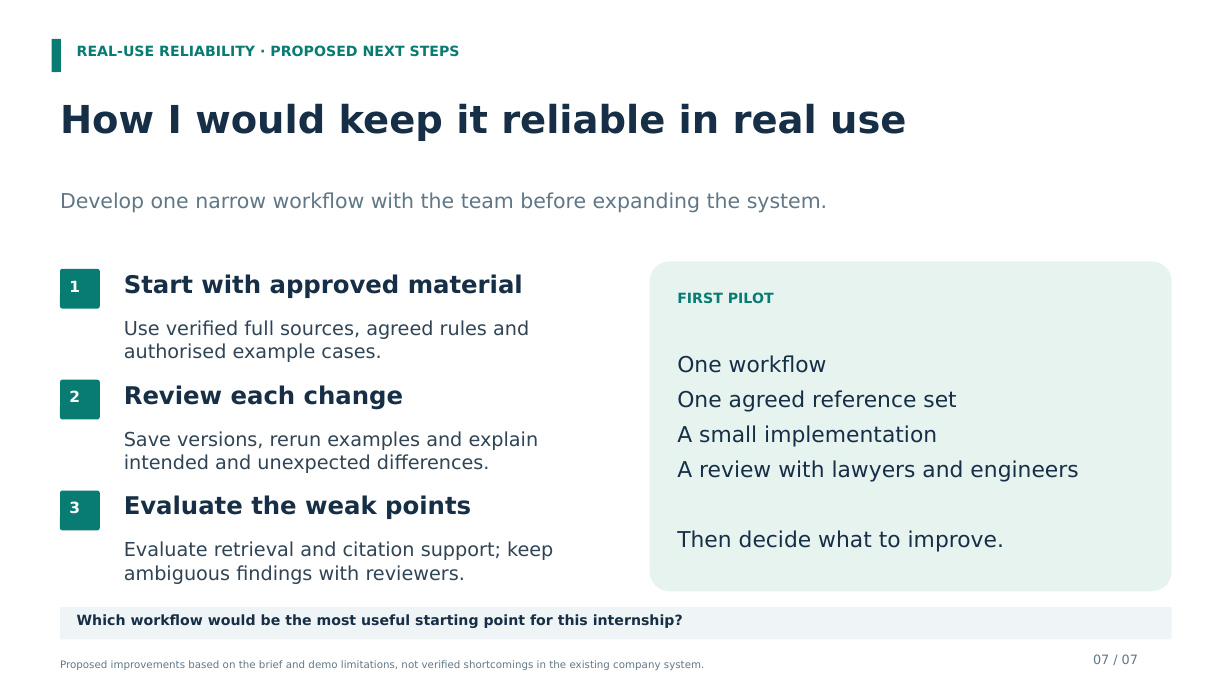
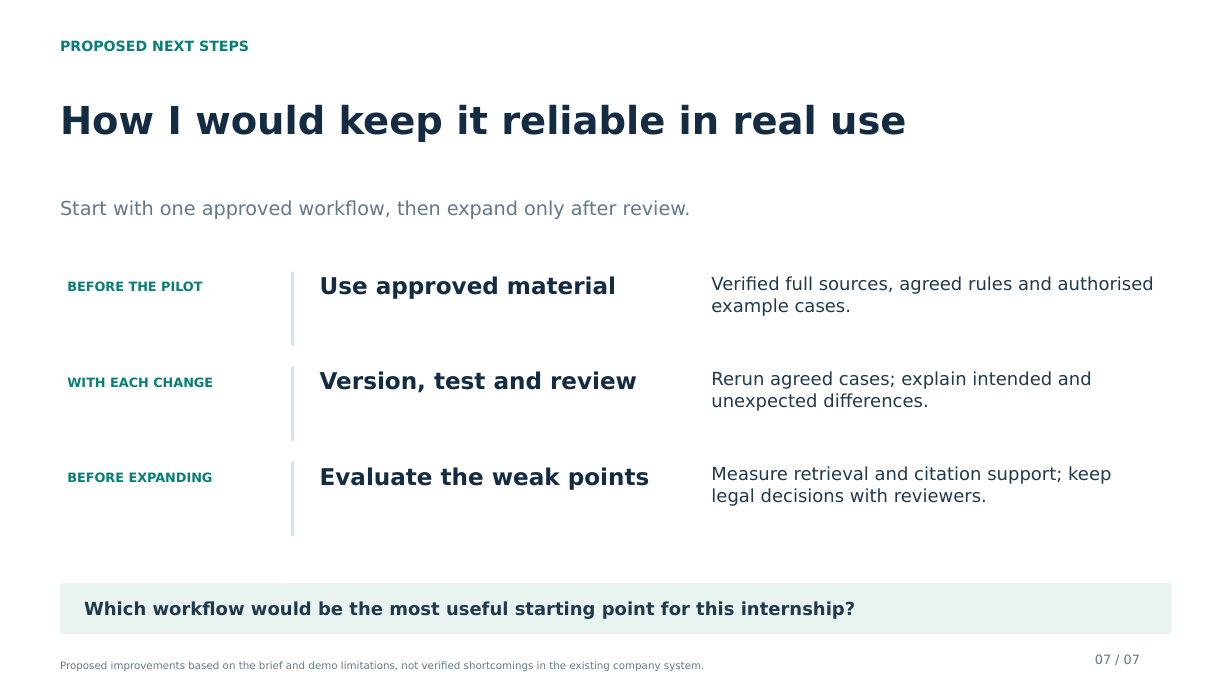
Before and after one commit to nafismam/UkilRAG, a slide deck: slide 7 of presentation/Nafis_Ismam_Docitalis_Final.pptx. Drawn at 1232x693 pixels with LibreOffice and Linux fonts; fonts in the diff are those of the drawing. Boxes give left, top, right and bottom in pixels: in the first picture for what was removed or moved away, otherwise in the second. Text is boxed around its words. In the diff, an @@ line names an element or a change of style, - is before the commit and + after.

Commit message:
Vary interview slide layouts with timeline, flow, report and test dashboard

```diff
--- a/presentation/Nafis_Ismam_Docitalis_Final.pptx
+++ b/presentation/Nafis_Ismam_Docitalis_Final.pptx
@@ rounded rectangle removed at [52, 39, 61, 72] @@
@@ text at [60, 40, 249, 52]: text changed; text colour #087B72 to #087F76 @@
-REAL-USE RELIABILITY · PROPOSED NEXT STEPS
+PROPOSED NEXT STEPS
@@ text "How I would keep it ..." at [60, 104, 906, 142]: text colour #172F46 to #142C43; less space between paragraphs @@
@@ text at [60, 200, 691, 219]: text changed; size 16 to 15 pt; text colour #617786 to #62798A @@
-Develop one narrow workflow with the team before expanding the system.
+Start with one approved workflow, then expand only after review.
@@ rounded rectangle removed at [60, 269, 100, 309] @@
@@ rounded rectangle removed at [650, 262, 1172, 592] @@
@@ text added at [67, 281, 202, 292], 10 pt, text #087F76, bold @@
+BEFORE THE PILOT
@@ text removed at [69, 280, 80, 292] @@
-1
@@ rectangle added at [291, 272, 295, 346], fill #D8E3E9 @@
@@ text at [320, 276, 616, 299]: text changed; size 19 to 18 pt; text colour #172F46 to #142C43 @@
-Start with approved material
+Use approved material
@@ text removed at [677, 292, 774, 304] @@
-FIRST PILOT
@@ text at [711, 276, 1154, 316]: text changed; size 15 to 14 pt; text colour #304455 to #21394D @@
-Use verified full sources, agreed rules and authorised example cases.
+Verified full sources, agreed rules and authorised example cases.
@@ text removed at [677, 355, 1078, 552] @@
-One workflow
-One agreed reference set
-A small implementation
-A review with lawyers and engineers
-Then decide what to improve.
@@ rounded rectangle removed at [60, 380, 100, 420] @@
@@ text at [67, 377, 213, 388]: text changed; size 19 to 10 pt; text colour #172F46 to #087F76 @@
-Review each change
+WITH EACH CHANGE
@@ rectangle added at [291, 367, 295, 441], fill #D8E3E9 @@
@@ text added at [320, 371, 637, 393], 18 pt, text #142C43, bold @@
+Version, test and review
@@ text at [711, 371, 1092, 411]: text changed; size 15 to 14 pt; text colour #304455 to #21394D @@
-Save versions, rerun examples and explain intended and unexpected differences.
+Rerun agreed cases; explain intended and unexpected differences.
@@ text removed at [69, 390, 80, 402] @@
-2
@@ text added at [67, 472, 213, 482], 10 pt, text #087F76, bold @@
+BEFORE EXPANDING
@@ rectangle added at [291, 462, 295, 536], fill #D8E3E9 @@
@@ text "Evaluate the weak points": place and size @@
-text "Evaluate the weak points" at [124, 495, 471, 519]
+text "Evaluate the weak points" at [320, 467, 649, 490]
@@ text "Evaluate the weak points" at [320, 467, 649, 490]: size 19 to 18 pt, text colour #172F46 to #142C43; less space between paragraphs @@
@@ text at [711, 466, 1111, 506]: text changed; size 15 to 14 pt; text colour #304455 to #21394D @@
-Evaluate retrieval and citation support; keep ambiguous findings with reviewers.
+Measure retrieval and citation support; keep legal decisions with reviewers.
@@ rounded rectangle removed at [60, 491, 100, 531] @@
@@ text removed at [69, 501, 80, 514] @@
-3
@@ rounded rectangle: place and size @@
-rounded rectangle at [60, 607, 1172, 640]
+rounded rectangle at [60, 583, 1172, 634]
@@ rounded rectangle at [60, 583, 1172, 634]: fill #EFF4F6 to #E9F4F0 @@
@@ text "Which workflow would be the ...": place and size @@
-text "Which workflow would be the ..." at [77, 614, 683, 628]
+text "Which workflow would be the ..." at [84, 601, 855, 619]
@@ text "Which workflow would be the ..." at [84, 601, 855, 619]: size 11 to 14 pt, text colour #172F46 to #21394D; less space between paragraphs @@
@@ text "07 / 07" at [1095, 654, 1140, 664]: text colour #617786 to #62798A; less space between paragraphs @@
```
Also in this commit, not shown: 6 other slides changed, 10 other files.
